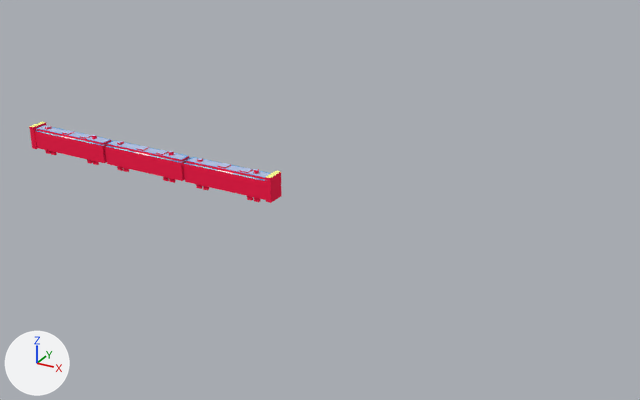
An edit to the glTF model assets/all/rail/train.gltf, drawn before and after from the same camera.
Rendered twice from a 50 mm camera at (38.6, -35.9, 18.9) aimed at (18.4, 0.9, 0.4). The axes (+X, +Y, +Z) are drawn at lower left. The lights are the same throughout. The picture after the commit comes second. Vertices at exactly the same position are counted once.
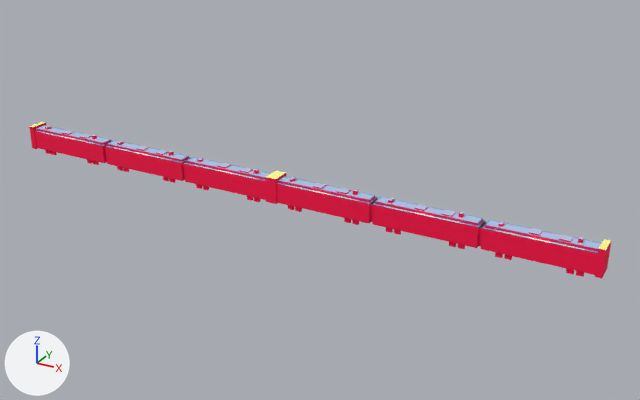
Commit message: feat: new train

What differs and where, as boxes (x1, y1, x2, y2) in the pictures (640 x 400 px):
'cube', reshaped, moved (130% wider, 93% taller): before (29, 122, 282, 203); after (29, 122, 611, 279)
part 1 of me_mesh_0, added: after (265, 171, 281, 203)

The change in detail:
me_mesh_0 is used by ob_cube; location (15.38, 0.34, 0.19).
me_mesh_0 had 368 vertices, 552 faces and spanned x -15.9..0.9, y -0.9..0.2, z 0.0..1.6.
me_mesh_0 now has 732 vertices, 1104 faces and spans x -32.6..0.9, y -0.9..0.2, z 0.0..1.6.
me_mesh_0 part 1: 4 vertices added at x -16.2, y -0.9..0.2, z 0.2..1.6.
Other edits to the shape of me_mesh_0 do not show in these pictures.
Object 'cube' (ob_cube) moves from (15.38, 0.34, 0.19) to (32.12, 0.34, 0.19).
